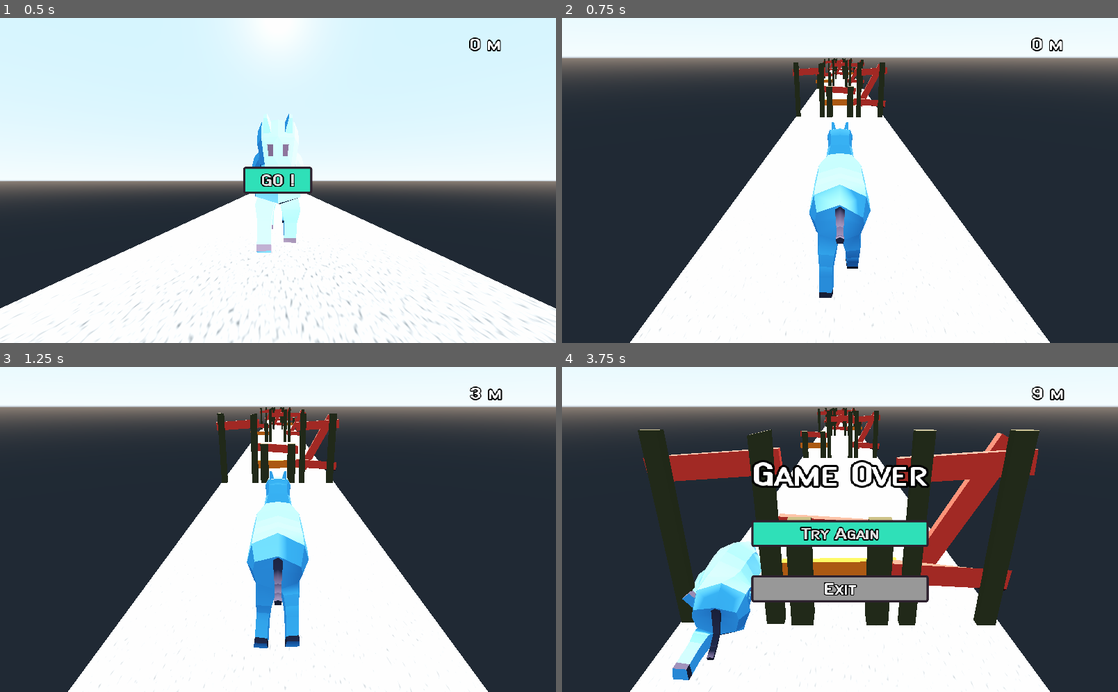
Above: before the commit, frames 1-4 (two rows, left to right).
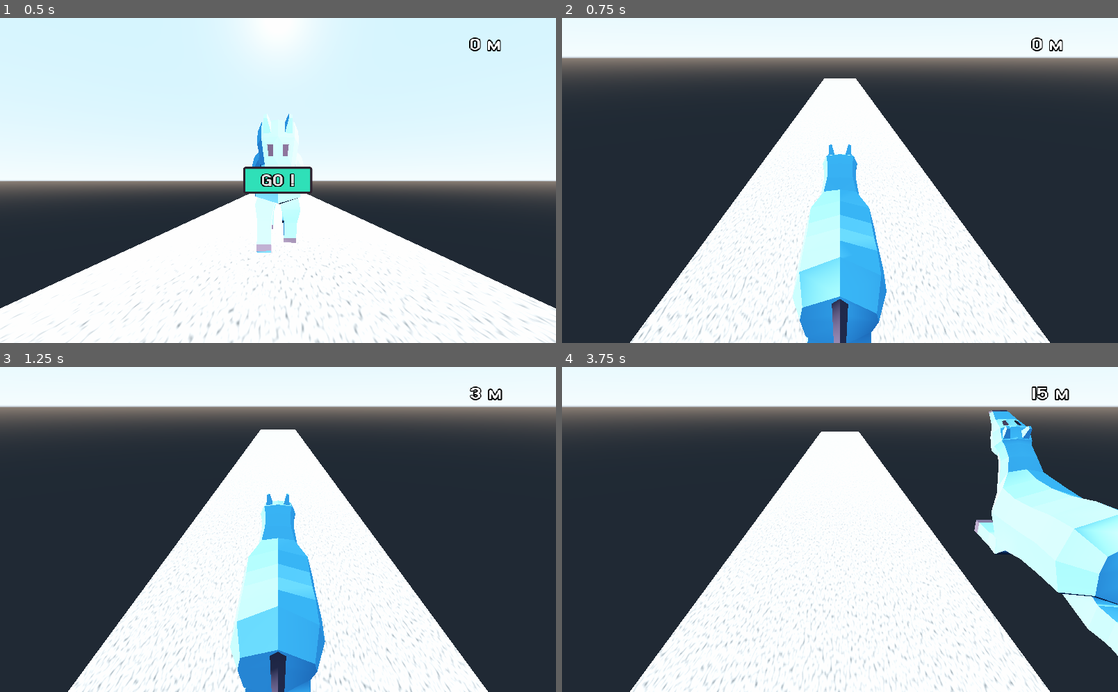
Above: after the commit, the same moments.

Repository: sparkoo/Kvalfors
Game: Godot game, scene res://Gui/MainMenu.tscn
Same seed, same stepped clock (60 frames per second), same inputs: the game is played once before the commit and once after it.
Inputs:
- Up to frame 1 (0.5 s): no input
- Up to frame 2 (0.75 s): click "GO !" at 0.5 s
- Up to frame 3 (1.25 s): no input
- Up to frame 4 (3.75 s): hold Right (right) 1.28-2.03 s; tap Down (slide) at 1.35, 2.3, 2.85, 3.6 s; tap Up (jump) at 1.52, 1.55, 1.82, 2.1, 2.27, 2.57, 3.05 s; hold Left (left) 2.03-2.78 s; hold Right (right) from 2.78 s (still down)

Frame 1 is identical in both runs. In frame 2, 10% of the frame differs, in the area x 12-87%, y 12-100%; in frame 3, 11%; in frame 4, 34%, in the area x 12-100%, y 5-100%.

Commit message:
don't move to center when sliding/jumping, refactor, comments

Diff:
--- a/Game/GameControl.gd
+++ b/Game/GameControl.gd
@@ -7,4 +7,4 @@
 	get_tree().quit()
 
 func startGame():
-	get_tree().change_scene("res://Levels/Level1.tscn")
+	get_tree().change_scene("res://Levels/LevelEndless.tscn")
--- a/Levels/LevelTemplate.gd
+++ b/Levels/LevelTemplate.gd
@@ -34,7 +34,6 @@
 	print("hohoho")
 
 func generateNext():
-	print("generate")
 	var nextBlock: StaticBody = roadBlockResource.instance()
 	roadBlocks.add_child(nextBlock)
 	nextBlock.translate(nextPositionPointer.translation)
--- a/Player/Player.gd
+++ b/Player/Player.gd
@@ -30,40 +30,61 @@
 
 func move(delta: float):
 	if playerState == PlayerState.RUNNING:
-		if Input.is_action_pressed("left"):
-			motion.x = moveToMotion(translation.x, LINE_WIDTH, SIDE_SPEED, delta)
-		elif Input.is_action_pressed("right"):
-			motion.x = moveToMotion(translation.x, -LINE_WIDTH, SIDE_SPEED, delta)
-		else:
-			motion.x = moveToMotion(translation.x, 0, SIDE_SPEED, delta)
-
-		if Input.is_action_just_pressed("jump") and playerActiveState == PlayerActiveState.RUNNING:
-			playerActiveState = PlayerActiveState.JUMP
-			jump()
-		elif Input.is_action_just_pressed("slide") and playerActiveState == PlayerActiveState.RUNNING:
-			playerActiveState = PlayerActiveState.SLIDE
-			slide()
-
-		if playerActiveState == PlayerActiveState.JUMP:
-			motion.y = moveToMotion(translation.y, JUMP_HEIGHT, JUMP_SPEED, delta)
-		elif playerActiveState == PlayerActiveState.SLIDE:
-			motion.y = moveToMotion(translation.y, SLIDE_HEIGHT, JUMP_SPEED, delta)
-		elif playerActiveState == PlayerActiveState.RUNNING:
-			motion.y = moveToMotion(translation.y, NORMAL_HEIGHT, JUMP_SPEED, delta)
-
+		handleSideMoves(delta)
+		handleJumpSlideMoves(delta)
 		move_and_slide(motion)
 
+func handleSideMoves(delta):
+	if Input.is_action_pressed("left") and playerActiveState == PlayerActiveState.RUNNING:
+		motion.x = moveToMotion(translation.x, LINE_WIDTH, SIDE_SPEED, delta)
+	elif Input.is_action_pressed("right") and playerActiveState == PlayerActiveState.RUNNING:
+		motion.x = moveToMotion(translation.x, -LINE_WIDTH, SIDE_SPEED, delta)
+	elif playerActiveState == PlayerActiveState.RUNNING:
+		motion.x = moveToMotion(translation.x, 0, SIDE_SPEED, delta)
+
+func handleJumpSlideMoves(delta):
+	# just change states here, manage animations etc.
+	if Input.is_action_just_pressed("jump") and playerActiveState == PlayerActiveState.RUNNING:
+		playerActiveState = PlayerActiveState.JUMP
+		$Timers/JumpTimer.start()
+		animateAction("jump")
+	elif Input.is_action_just_pressed("slide") and playerActiveState == PlayerActiveState.RUNNING:
+		playerActiveState = PlayerActiveState.SLIDE
+		$Timers/SlideTimer.start()
+		animateAction("slide")
+	elif Input.is_action_just_released("slide") and playerActiveState == PlayerActiveState.SLIDE:
+		cancelSlide()
+
+	# actual movement is done here, based on player active state
+	if playerActiveState == PlayerActiveState.JUMP:
+		motion.y = moveToMotion(translation.y, JUMP_HEIGHT, JUMP_SPEED, delta)
+	elif playerActiveState == PlayerActiveState.SLIDE:
+		motion.y = moveToMotion(translation.y, SLIDE_HEIGHT, JUMP_SPEED, delta)
+	elif playerActiveState == PlayerActiveState.RUNNING:
+		motion.y = moveToMotion(translation.y, NORMAL_HEIGHT, JUMP_SPEED, delta)
+
+# moves from `from` value to `to` with `speed*delta` speed, unles we're already there.
+# If frame distance is over the destination value, go to the destination directly
 func moveToMotion(from: float, to: float, speed: float, delta: float, tolerance: float = 0.01):
+	# are we already there?
 	if not Utils.compare_floats(from, to, 0.01):
+		# determine wether speed is globally positive or negative
+		# TODO: can be optimized to avoid this condition and handle it in some clever math?
 		if to > from:
+			# if the frame distance is over the destination
 			if from + (speed * delta) > to:
+				# move just to the destination
 				return (to - from) / delta
 			else:
+				# move full frame speed
 				return speed
 		else:
+			# same as above only reverse because we're moving to negative
 			if from + (speed * delta) < to:
+				# move just to the destination
 				return (to - from) / delta
 			else:
+				# move full frame speed
 				return -speed
 	else:
 		return 0
@@ -78,11 +99,6 @@
 	animateAction("run", true)
 
 
-func jump():
-	$Timers/JumpTimer.start()
-	animateAction("jump")
-
-
 func _on_JumpTimer_timeout():
 	playerActiveState = PlayerActiveState.RUNNING
 	if playerState == PlayerState.RUNNING:
@@ -90,15 +106,15 @@
 		run()
 
 
-func slide():
-	$Timers/SlideTimer.start()
-	animateAction("slide")
-
-func _on_SlideTimer_timeout():
+func cancelSlide():
+	$Timers/SlideTimer.stop()
 	playerActiveState = PlayerActiveState.RUNNING
 	if playerState == PlayerState.RUNNING:
 		$PlayerModel/AnimationPlayer.play_backwards("slide")
 		run()
+
+func _on_SlideTimer_timeout():
+	cancelSlide()
 
 
 func animateAction(action, queue: bool = false):
--- a/Player/Player.tscn
+++ b/Player/Player.tscn
@@ -30,6 +30,7 @@
 one_shot = true
 
 [node name="JumpTimer" type="Timer" parent="Timers"]
+wait_time = 0.7
 one_shot = true
 
 [node name="Sfx" type="Node" parent="."]
